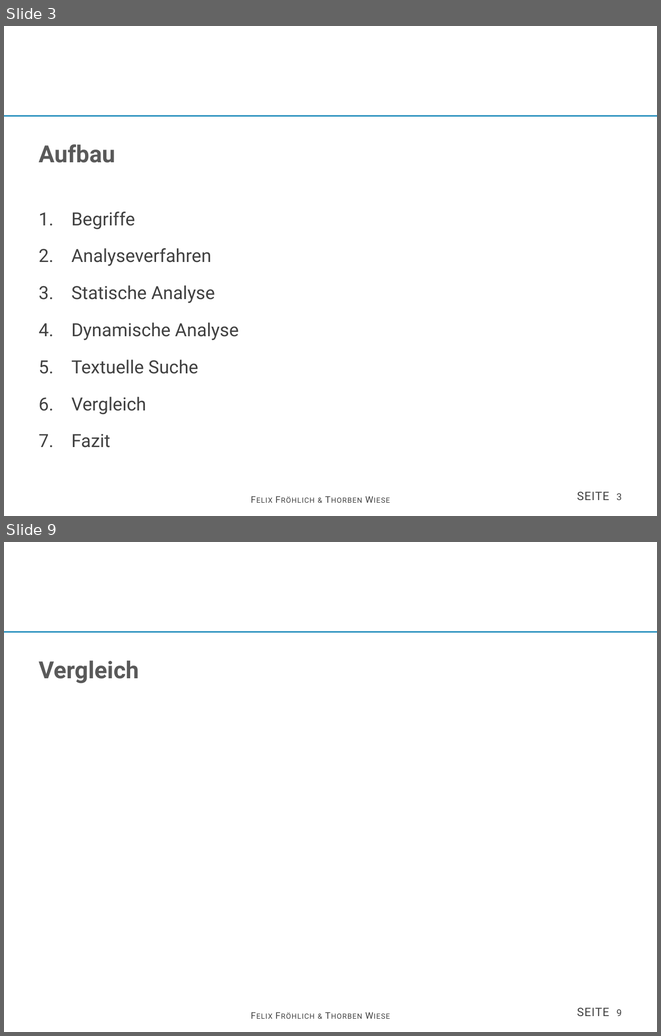
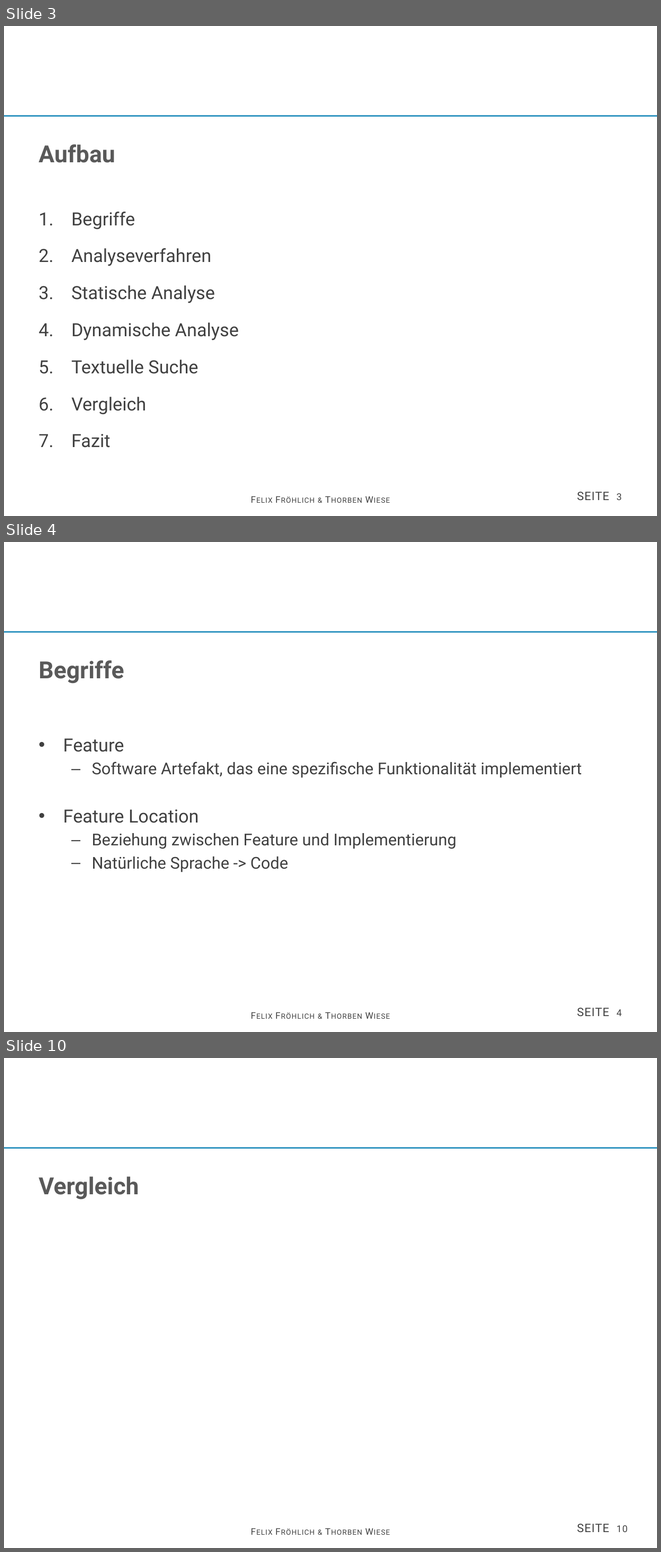
Before and after one commit to thorbenwiese/SRE, a slide deck: vortrag.pptx. Shown one above the other, each under a label of ours: slides 3 and 9 before the commit, slides 3, 4 and 10 after it; the slides between them are not shown. The pictures are 661x1036 and 661x1552 pixels, drawn with LibreOffice and Linux fonts; fonts in the diff are those of the drawing; background and template pictures are left out. Boxes give left, top, right and bottom in pixels: in the first picture for what was removed or moved away, otherwise in the second. Text is boxed around its words. In the diff, an @@ line names an element or a change of style, - is before the commit and + after.

```diff
--- a/vortrag.pptx
+++ b/vortrag.pptx
@@ slide 4 added at bbox=[4, 542, 657, 1032], background #FFFFFF; not listed: 4 template elements that a slide beside it also shows @@
@@ title added at bbox=[38, 660, 124, 683], 26 pt, text #595959, bold @@
+Begriffe
@@ text added at bbox=[63, 738, 582, 872], 18 pt, text #404040 @@
+• Feature
+  – Software Artefakt, das eine spezifische Funktionalität implementiert
+• Feature Location
+  – Beziehung zwischen Feature und Implementierung
+  – Natürliche Sprache -> Code
@@ what was slide 9 is now slide 10 @@
@@ page number at bbox=[577, 1523, 628, 1532]: text changed @@
-seite 9
+seite 10
```
Also in this commit, not shown: 3 slides changed, 3 other slides added, 3 slides removed, 2 other files.
